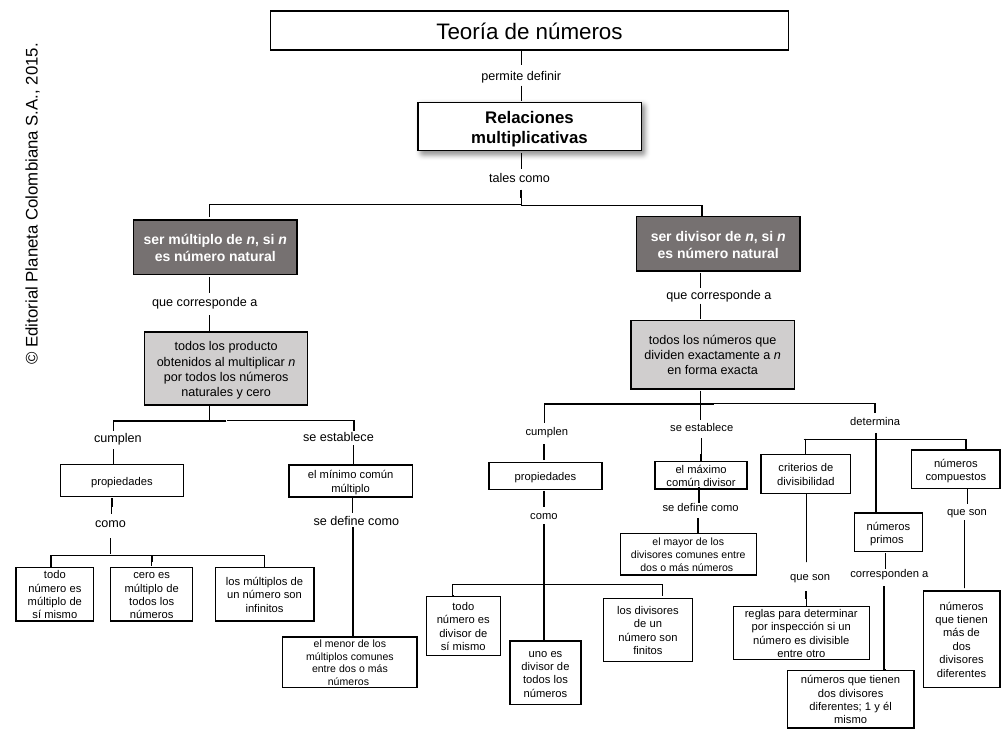
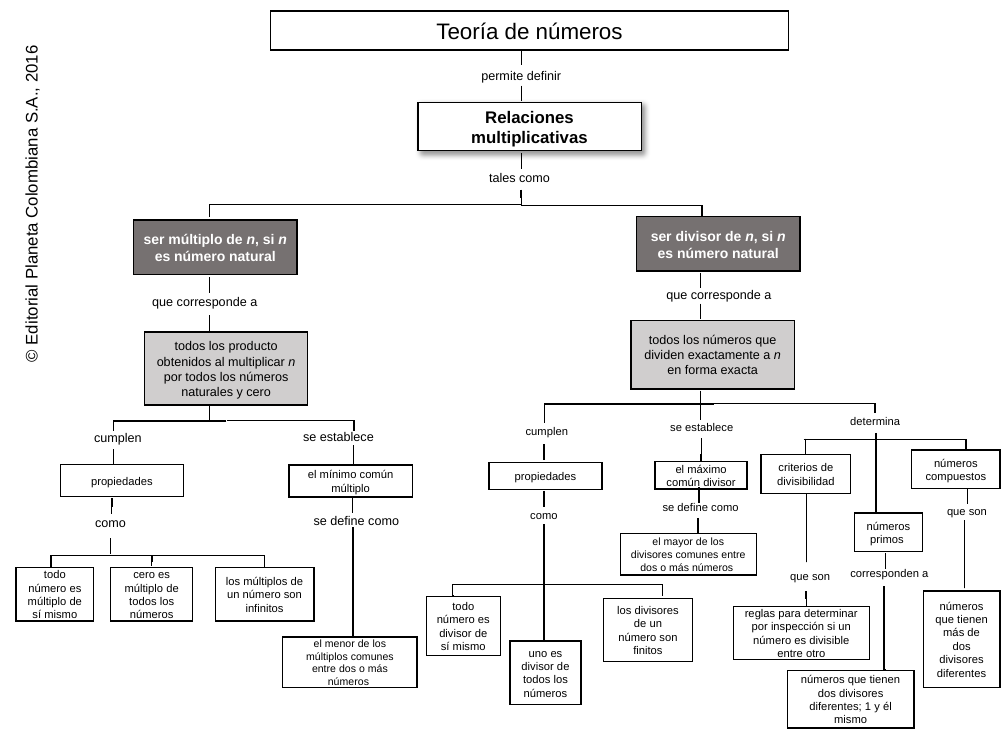
Before and after one commit to AulaPlanetaColombia/Matematicas, a slide deck: slide 1 of fuentes/contenidos/grado06/guion04/MA_06_04_CO_Mapa conceptual.pptx. Drawn at 1008x756 pixels with LibreOffice and Linux fonts; fonts in the diff are those of the drawing; background and template pictures are left out. Boxes give left, top, right and bottom in pixels: in the first picture for what was removed or moved away, otherwise in the second. Text is boxed around its words. In the diff, an @@ line names an element or a change of style, - is before the commit and + after.

Commit message:
Ajuste de fecha en mapa conceptual de mat6 tema 4

```diff
--- a/fuentes/contenidos/grado06/guion04/MA_06_04_CO_Mapa conceptual.pptx
+++ b/fuentes/contenidos/grado06/guion04/MA_06_04_CO_Mapa conceptual.pptx
@@ text at (22,48,41,344): text changed @@
-© Editorial Planeta Colombiana S.A., 2015.
+© Editorial Planeta Colombiana S.A., 2016
```
